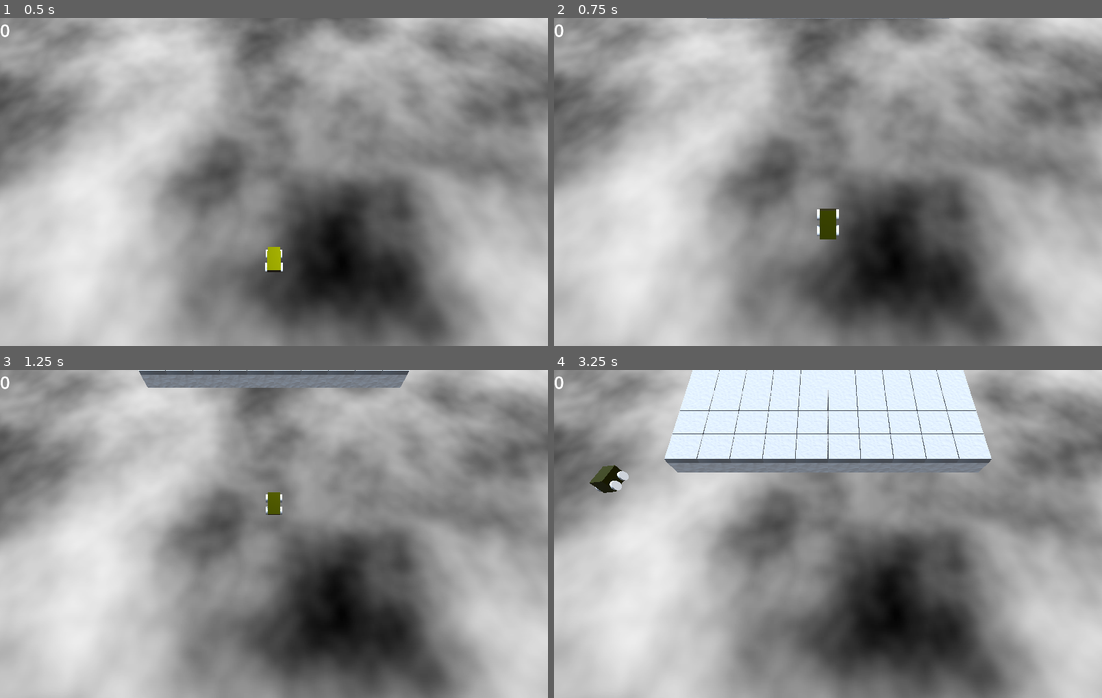
Above: before the commit, frames 1-4 (two rows, left to right).
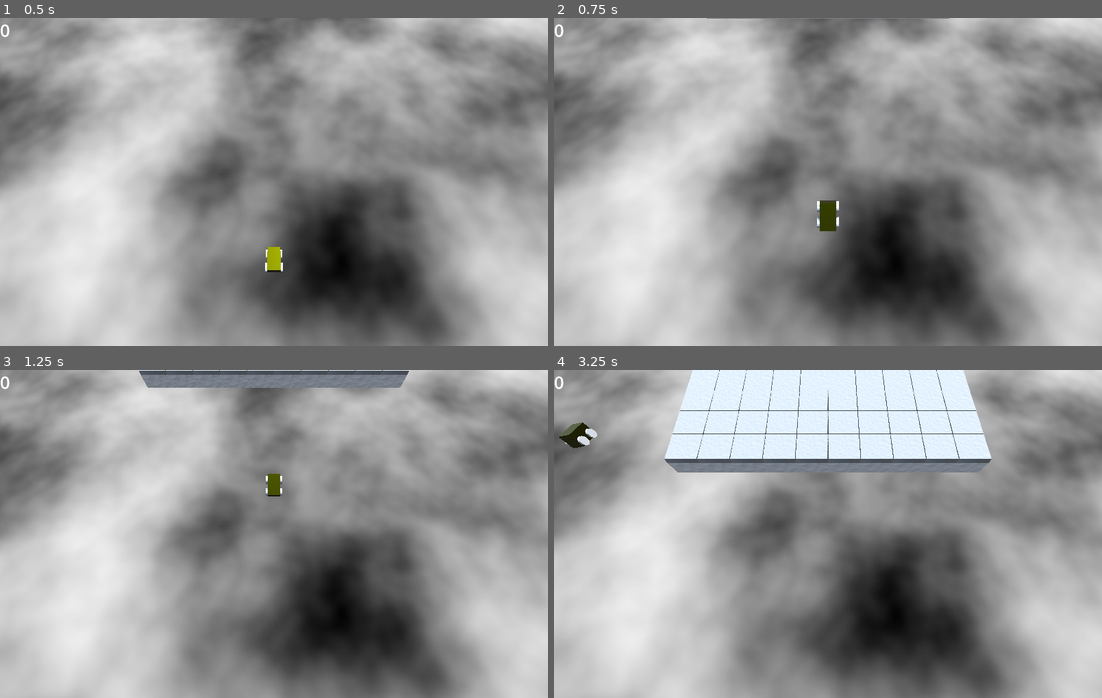
Above: after the commit, the same moments.

Repository: Blubtastic/minesweeper_2
Game: Godot game, scene res://Main.tscn
The game is run twice, just before and just after one commit, with the same random seed, the same clock (stepped at 60 frames per second) and the same inputs.
Inputs:
- Up to frame 1 (0.5 s): no input
- Up to frame 2 (0.75 s): tap Enter (ui_accept) at 0.5 s; hold Up (ui_up) from 0.53 s (still down)
- Up to frame 3 (1.25 s): keep holding Up (ui_up); tap Enter (ui_accept) at 0.77 s
- Up to frame 4 (3.25 s): tap Enter (ui_accept) at 1.52, 3.02 s; release Up (ui_up) at 2.03 s; hold Left (ui_left) from 2.03 s (still down)

Frame 1 is identical in both runs. In frame 2, 0.3% of the frame differs, in the area x 48-52%, y 55-68%; in frame 3, 0.3%; in frame 4, 0.7%, in the area x 0-14%, y 16-38%.

Commit message:
feat: score labels on all cleared cubes

Diff:
--- a/shared/cube/Cube.tscn
+++ b/shared/cube/Cube.tscn
@@ -69,22 +69,22 @@
 streams_count = 1
 stream_0/stream = ExtResource("9_fg1ko")
 
-[sub_resource type="FastNoiseLite" id="FastNoiseLite_07cae"]
+[sub_resource type="FastNoiseLite" id="FastNoiseLite_3l74d"]
 fractal_lacunarity = 20.0
 
-[sub_resource type="NoiseTexture2D" id="NoiseTexture2D_5xbnk"]
-noise = SubResource("FastNoiseLite_07cae")
-
-[sub_resource type="StandardMaterial3D" id="StandardMaterial3D_gsoh2"]
+[sub_resource type="NoiseTexture2D" id="NoiseTexture2D_q3d2d"]
+noise = SubResource("FastNoiseLite_3l74d")
+
+[sub_resource type="StandardMaterial3D" id="StandardMaterial3D_1ijvx"]
 transparency = 1
 vertex_color_use_as_albedo = true
 emission = Color(0, 1, 0, 1)
-normal_texture = SubResource("NoiseTexture2D_5xbnk")
-
-[sub_resource type="TextMesh" id="TextMesh_aluua"]
-material = SubResource("StandardMaterial3D_gsoh2")
-text = "10"
-font_size = 82
+normal_texture = SubResource("NoiseTexture2D_q3d2d")
+
+[sub_resource type="TextMesh" id="TextMesh_wss33"]
+material = SubResource("StandardMaterial3D_1ijvx")
+text = "999"
+font_size = 64
 
 [sub_resource type="Curve" id="Curve_ovcfe"]
 _data = [Vector2(0, 0), 0.0, 0.0, 0, 0, Vector2(0.195652, 1), 0.0, 0.0, 0, 0, Vector2(0.970109, 1), 0.0, 0.0, 0, 0, Vector2(1, 0), 0.0, 0.0, 0, 0]
@@ -93,6 +93,23 @@
 [sub_resource type="Gradient" id="Gradient_cvqp5"]
 offsets = PackedFloat32Array(0, 0.677419, 1)
 colors = PackedColorArray(0, 1, 0, 1, 0, 0.380392, 0, 1, 0, 0.380392, 0, 0)
+
+[sub_resource type="FastNoiseLite" id="FastNoiseLite_qvm27"]
+fractal_lacunarity = 20.0
+
+[sub_resource type="NoiseTexture2D" id="NoiseTexture2D_rorg8"]
+noise = SubResource("FastNoiseLite_qvm27")
+
+[sub_resource type="StandardMaterial3D" id="StandardMaterial3D_vd21r"]
+transparency = 1
+vertex_color_use_as_albedo = true
+emission = Color(0, 1, 0, 1)
+normal_texture = SubResource("NoiseTexture2D_rorg8")
+
+[sub_resource type="TextMesh" id="TextMesh_jr2io"]
+material = SubResource("StandardMaterial3D_vd21r")
+text = "0"
+font_size = 24
 
 [node name="Cube" type="StaticBody3D" groups=["cubes"]]
 transform = Transform3D(1, 0, 0, 0, 1, 0, 0, 0, 1, 0.5, 0.5, 0.5)
@@ -185,13 +202,13 @@
 modulate = Color(0, 1, 0, 1)
 font_size = 104
 
-[node name="ScoreCpuParticles" type="CPUParticles3D" parent="."]
+[node name="ScoreParticleBig" type="CPUParticles3D" parent="."]
 transform = Transform3D(1, 0, 0, 0, 0.707107, 0.707107, 0, -0.707107, 0.707107, 0, 0.865572, 0)
 emitting = false
 amount = 1
 one_shot = true
 local_coords = true
-mesh = SubResource("TextMesh_aluua")
+mesh = SubResource("TextMesh_wss33")
 direction = Vector3(0, 1, 1)
 spread = 0.0
 gravity = Vector3(0, 0, 0)
@@ -202,6 +219,23 @@
 scale_amount_curve = SubResource("Curve_ovcfe")
 color_ramp = SubResource("Gradient_cvqp5")
 
+[node name="ScoreParticleSmall" type="CPUParticles3D" parent="."]
+transform = Transform3D(1, 0, 0, 0, 0.707107, 0.707107, 0, -0.707107, 0.707107, 0, 0.865572, 0)
+emitting = false
+amount = 1
+one_shot = true
+local_coords = true
+mesh = SubResource("TextMesh_jr2io")
+direction = Vector3(0, 1, 1)
+spread = 0.0
+gravity = Vector3(0, 0, 0)
+initial_velocity_min = 0.75
+initial_velocity_max = 0.75
+damping_min = 0.75
+damping_max = 0.75
+scale_amount_curve = SubResource("Curve_ovcfe")
+color_ramp = SubResource("Gradient_cvqp5")
+
 [connection signal="input_event" from="." to="." method="_on_input_event"]
 [connection signal="mouse_entered" from="." to="." method="_on_mouse_entered"]
 [connection signal="mouse_exited" from="." to="." method="_on_mouse_exited"]
--- a/shared/cube/cube.gd
+++ b/shared/cube/cube.gd
@@ -2,7 +2,6 @@
 
 @export var isLoadingCleared: bool = false
 @export var isLoadingExploded: bool = false
-
 @onready var reveal_cube_audio: AudioStreamPlayer = $RevealCube
 @onready var place_flag_audio: AudioStreamPlayer = $PlaceFlag
 @onready var remove_flag_audio: AudioStreamPlayer = $RemoveFlag
@@ -13,13 +12,14 @@
 @onready var mine_sprite: Sprite3D = $Mine
 @onready var flag_sprite: Sprite3D = $Flag
 @onready var top_mesh: MeshInstance3D = $TopMesh
-@onready var score_cpu_particles: CPUParticles3D = $ScoreCpuParticles
+@onready var score_particle_big: CPUParticles3D = $ScoreParticleBig
+@onready var score_particle_small: CPUParticles3D = $ScoreParticleSmall
 
 var is_bomb: bool = false
 var has_exploded: bool = false
 var is_cleared: bool = false
-var is_flagged: bool = false
 var nearby_cubes: Array[Node3D]
+var has_given_points: bool = false
 
 signal game_over
 signal cube_was_cleared
@@ -33,26 +33,18 @@
 
 func handle_uncleared_pressed():
 		if !is_cleared and !is_bomb:
-			give_points(10)
+			give_points(100)
 		reveal_cube(true)
 		top_mesh.unhighlight_cube()
 		if is_bomb:
 			trigger_explosion()
 
-func handle_cleared_pressed():
-	cube_scanner.update_cube()
-	if cube_scanner.can_auto_clear:
-		reveal_cube_audio.play()
-		for cube in cube_scanner.overlapping_cubes:
-			cube.reveal_cube()
-			if cube.is_bomb and cube.is_cleared:
-				cube.trigger_explosion()
-
-
 func reveal_cube(play_sound: bool = false):
-	if !is_cleared and !is_flagged:
+	if !is_cleared:
 		if play_sound:
 			reveal_cube_audio.play()
+
+		give_points(10)
 		top_mesh.visible = false
 		nearby_mines_label.visible = true
 		is_cleared = true;
@@ -76,9 +68,18 @@
 		has_exploded = true
 
 func give_points(points: int):
-	Globals.score += points
-	display_score(points)
+	if !has_given_points:
+		has_given_points = true
+		Globals.score += points
+		if points > 10:
+			display_score_big(points)
+		else:
+			display_score(points)
 
 func display_score(points: int):
-	score_cpu_particles.emitting = true
-	#score_label.text = str(points)
+	score_particle_small.mesh.text = str(points)
+	score_particle_small.emitting = true
+
+func display_score_big(points: int):
+	score_particle_big.mesh.text = str(points)
+	score_particle_big.emitting = true
--- a/shared/cube/cube_scanner.gd
+++ b/shared/cube/cube_scanner.gd
@@ -16,16 +16,14 @@
 @onready var mine_sprite: Sprite3D = $"../Mine"
 
 var overlapping_cubes: Array[Node3D]
-var can_auto_clear: bool = false
 
 func get_cubes_around():
 	return get_overlapping_bodies()
 
 func update_cube() -> void:
 	overlapping_cubes = get_overlapping_bodies()
-	var nearby_items: Array[int] = get_nearby_cube_info(overlapping_cubes)
-	can_auto_clear = nearby_items[0] == nearby_items[1]
-	var nearby_mines: int = nearby_items[0]
+	var nearby_items: int = get_nearby_cube_info(overlapping_cubes)
+	var nearby_mines: int = nearby_items
 	if Cube.is_cleared:
 		var nearby_mines_text = str(nearby_mines) if nearby_mines else ''
 		var nearby_mines_color = COLORS[clamp(nearby_mines, 1, COLORS.size()) - 1]
@@ -36,10 +34,9 @@
 			for overlapping_cube in overlapping_cubes:
 				overlapping_cube.reveal_cube()
 
-func get_nearby_cube_info(nearbyCubes: Array[Node3D]) -> Array[int]:
+func get_nearby_cube_info(nearbyCubes: Array[Node3D]) -> int:
 	var bombs := nearbyCubes.filter(func(nearbyCube): return nearbyCube.is_bomb)
-	var flags := nearbyCubes.filter(func(nearbyCube): return nearbyCube.is_flagged)
-	return [bombs.size(), flags.size()]
+	return bombs.size()
 
 func update_label(text: String, color: Color) -> void:
 	NearbyMinesLabel.text = text
--- a/shared/player/Player.tscn
+++ b/shared/player/Player.tscn
@@ -1,6 +1,6 @@
 [gd_scene load_steps=19 format=3 uid="uid://dqeksnc1bqwgt"]
 
-[ext_resource type="Script" path="res://shared/player/character_body_3d.gd" id="1_fjkuh"]
+[ext_resource type="Script" path="res://shared/player/player.gd" id="1_fjkuh"]
 [ext_resource type="Script" path="res://shared/player/fade_emission_gradually.gd" id="3_jlho0"]
 [ext_resource type="PackedScene" uid="uid://drynt1383xlht" path="res://shared/cube/TrailVFX.tscn" id="3_rkr5s"]
 
--- a/shared/player/character_body_3d.gd
+++ b/shared/player/player.gd
@@ -1,8 +1,8 @@
 extends CharacterBody3D
 
-const SPEED = 4.0
-const FORWARD_SPEED = 6.0
-const BACKWARD_SPEED = 2.0
+const SPEED = 5.0
+const FORWARD_SPEED = 7.0
+const BACKWARD_SPEED = 5.0
 const JUMP_VELOCITY = 8
 var overlapping_cubes
 @onready var hitbox: Area3D = $Area3D
@@ -25,9 +25,9 @@
 	var direction := (transform.basis * Vector3(input_dir.x, 0, input_dir.y)).normalized()
 	if direction:
 		velocity.x = direction.x * SPEED
-		if direction.z > Globals.world_speed:
+		if direction.z > 0:
 			velocity.z = direction.z * BACKWARD_SPEED + Globals.world_speed
-		if direction.z < Globals.world_speed:
+		if direction.z < 0:
 			velocity.z = direction.z * FORWARD_SPEED + Globals.world_speed
 	else:
 		velocity.x = move_toward(velocity.x, 0, SPEED)
Not shown: 1 places in shared/cube/Cube.tscn that only renumber resources
